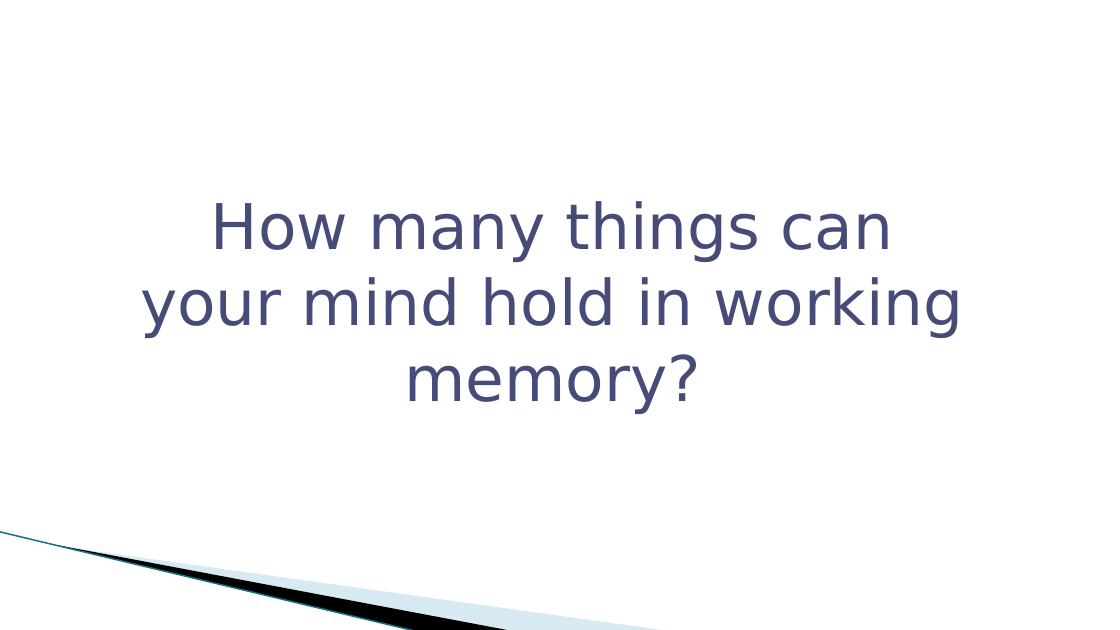
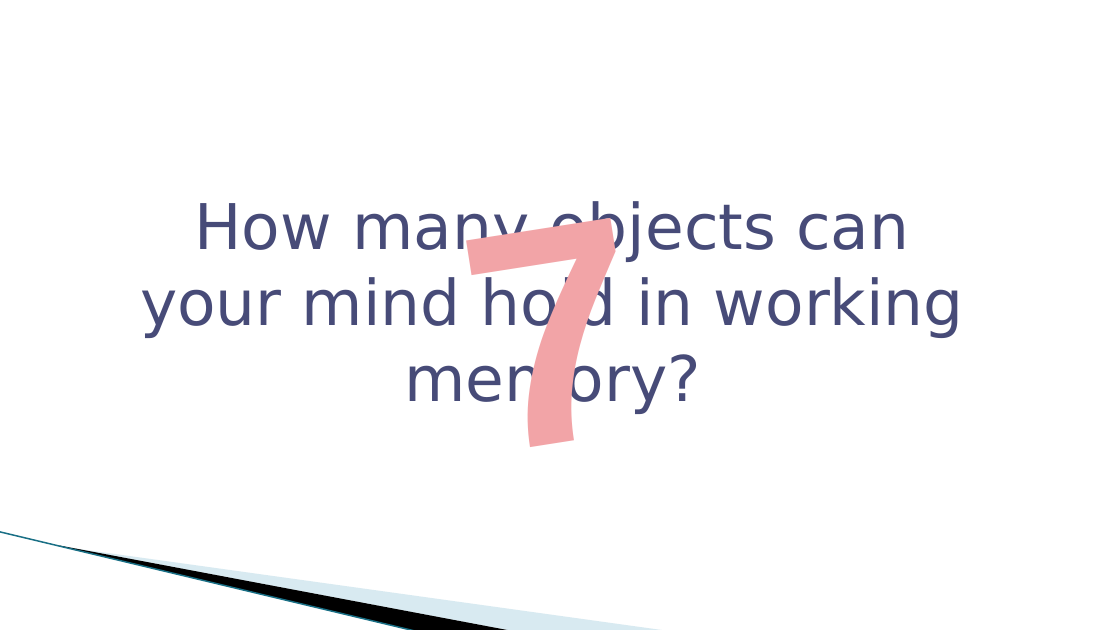
Before and after one commit to riwu/CS2101, a slide deck: slide 2 of WURI OP2.pptx. Drawn at 1120x630 pixels with LibreOffice and Linux fonts; fonts in the diff are those of the drawing; background and template pictures are left out. Boxes give left, top, right and bottom in pixels: in the first picture for what was removed or moved away, otherwise in the second. Text is boxed around its words. In the diff, an @@ line names an element or a change of style, - is before the commit and + after.

```diff
--- a/WURI OP2.pptx
+++ b/WURI OP2.pptx
@@ text at box(140, 201, 964, 414): text changed @@
-How many things can your mind hold in working memory?
+How many objects can your mind hold in working memory?
@@ text added at box(486, 207, 657, 447), 200 pt, text #F2A4A7, bold @@
+7
```
Also in this commit, not shown: 8 other slides changed, 1 slide added, 2 slides removed, 1 other file.
